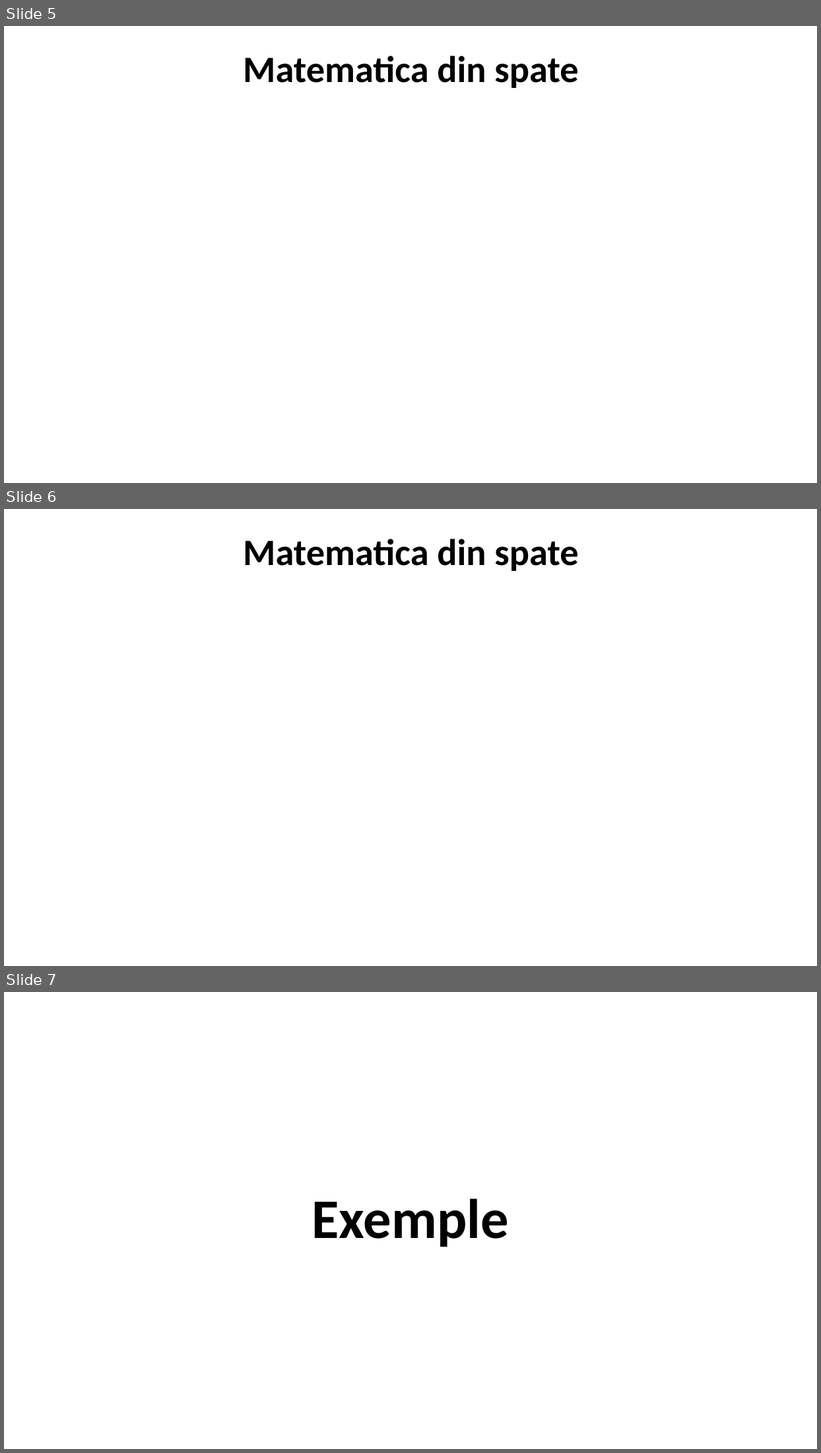
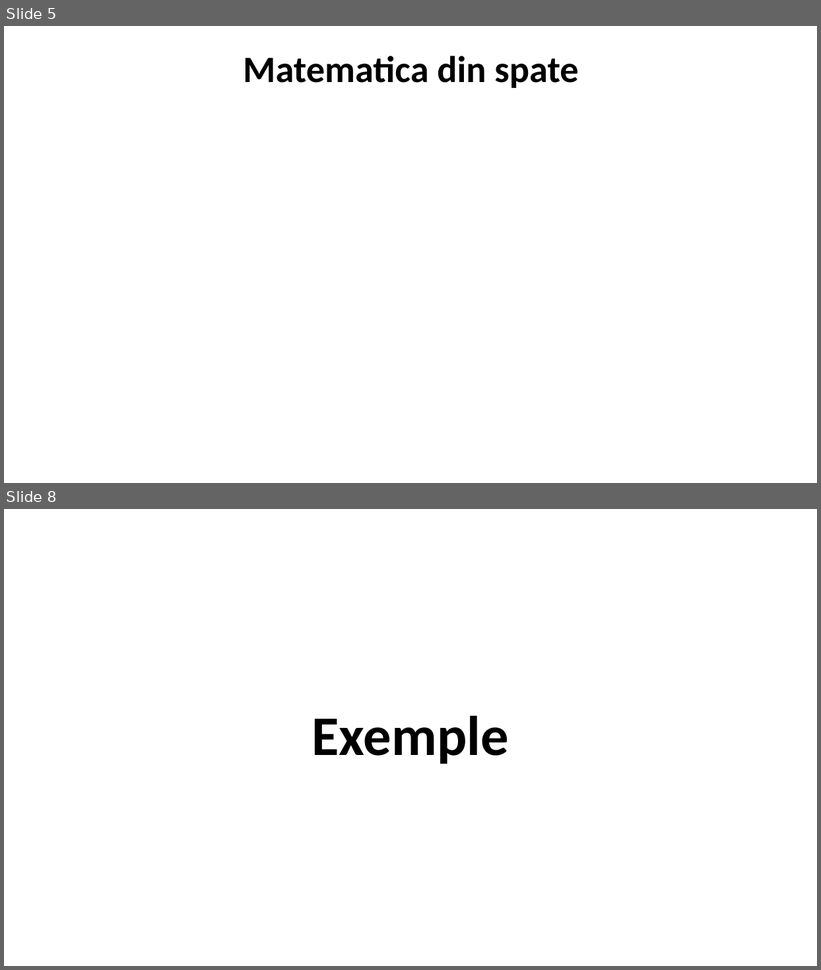
Before and after one commit to radumotrescu/Licenta-BSS, a slide deck: documentatie/prezentare.pptx. Shown one above the other, each under a label of ours: slides 5, 6 and 7 before the commit, slides 5 and 8 after it; the slides between them are not shown. The pictures are 821x1453 and 821x970 pixels, drawn with LibreOffice and Linux fonts; fonts in the diff are those of the drawing; grey boxes stand for pictures. Boxes give left, top, right and bottom in pixels: in the first picture for what was removed or moved away, otherwise in the second. Text is boxed around its words. In the diff, an @@ line names an element or a change of style, - is before the commit and + after.

```diff
--- a/documentatie/prezentare.pptx
+++ b/documentatie/prezentare.pptx
@@ slide 6 removed at [4,509,817,966], background #FFFFFF @@
@@ text removed at [243,539,578,571] @@
-Matematica din spate
@@ what was slide 7 is now slide 8 @@
```
Also in this commit, not shown: 1 slide changed, 2 slides added.
